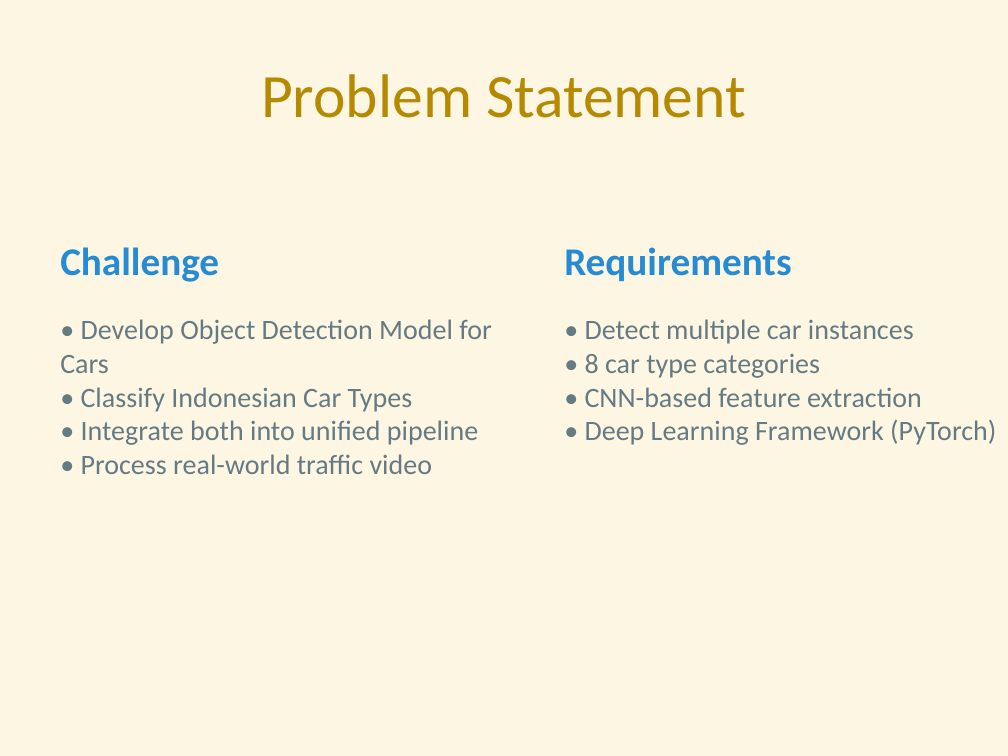
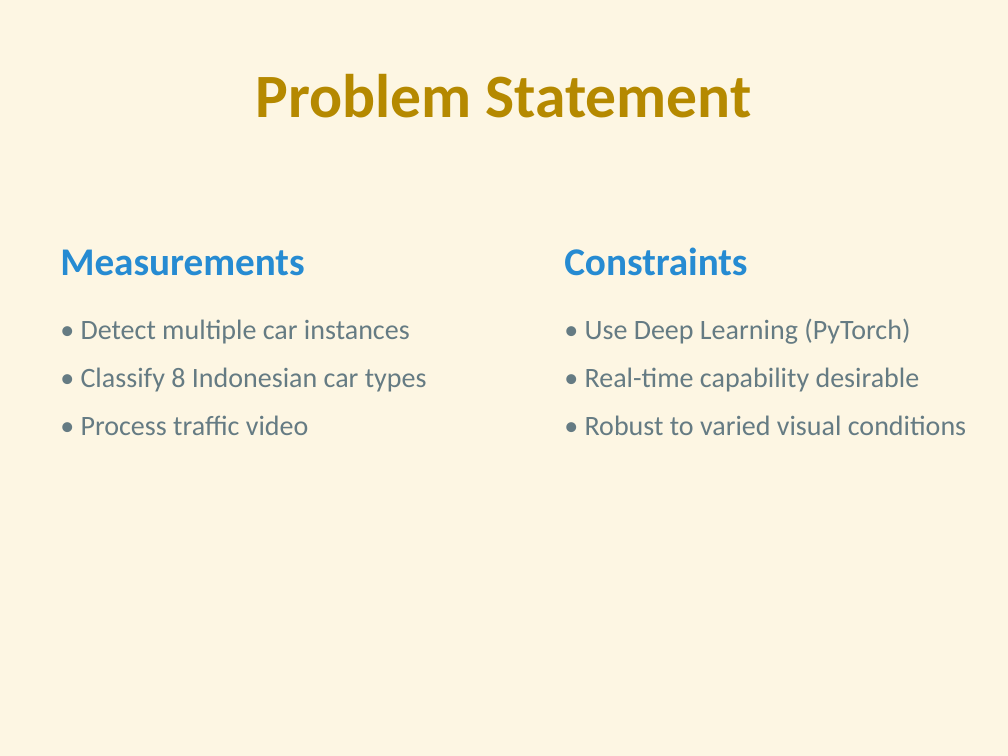
Before and after one commit to HyzenTech/car-retrieval-system, a slide deck: slide 2 of presentation.pptx. Drawn at 1008x756 pixels with LibreOffice and Linux fonts; fonts in the diff are those of the drawing. Boxes give left, top, right and bottom in pixels: in the first picture for what was removed or moved away, otherwise in the second. Text is boxed around its words. In the diff, an @@ line names an element or a change of style, - is before the commit and + after.

Commit message:
Enhance PPTX: Add visual architecture diagram and embed evaluation plots

```diff
--- a/presentation.pptx
+++ b/presentation.pptx
@@ title "Problem Statement" at [255,73,752,118]: bold on @@
@@ text at [60,249,427,435]: text changed @@
-Challenge
-• Develop Object Detection Model for Cars
-• Classify Indonesian Car Types
-• Integrate both into unified pipeline
-• Process real-world traffic video
+Measurements
+• Detect multiple car instances
+• Classify 8 Indonesian car types
+• Process traffic video
@@ text at [564,247,966,435]: text changed @@
-Requirements
-• Detect multiple car instances
-• 8 car type categories
-• CNN-based feature extraction
-• Deep Learning Framework (PyTorch)
+Constraints
+• Use Deep Learning (PyTorch)
+• Real-time capability desirable
+• Robust to varied visual conditions
```
Also in this commit, not shown: 6 other slides changed, 3 slides added, 4 slides removed, 1 other file.
